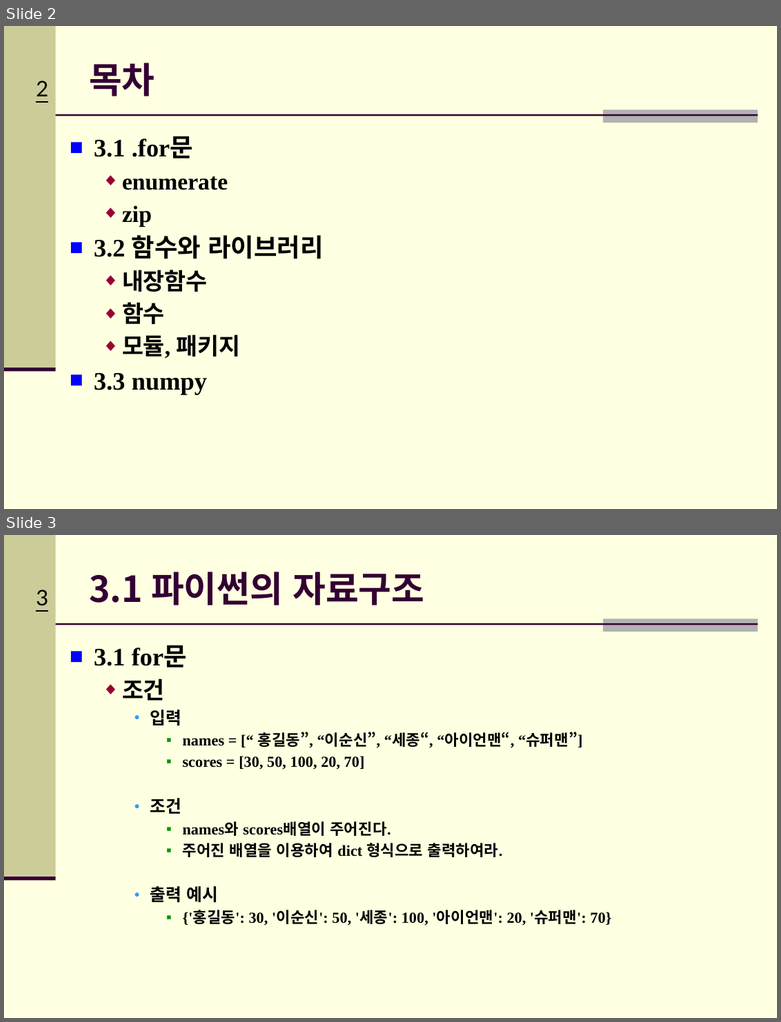
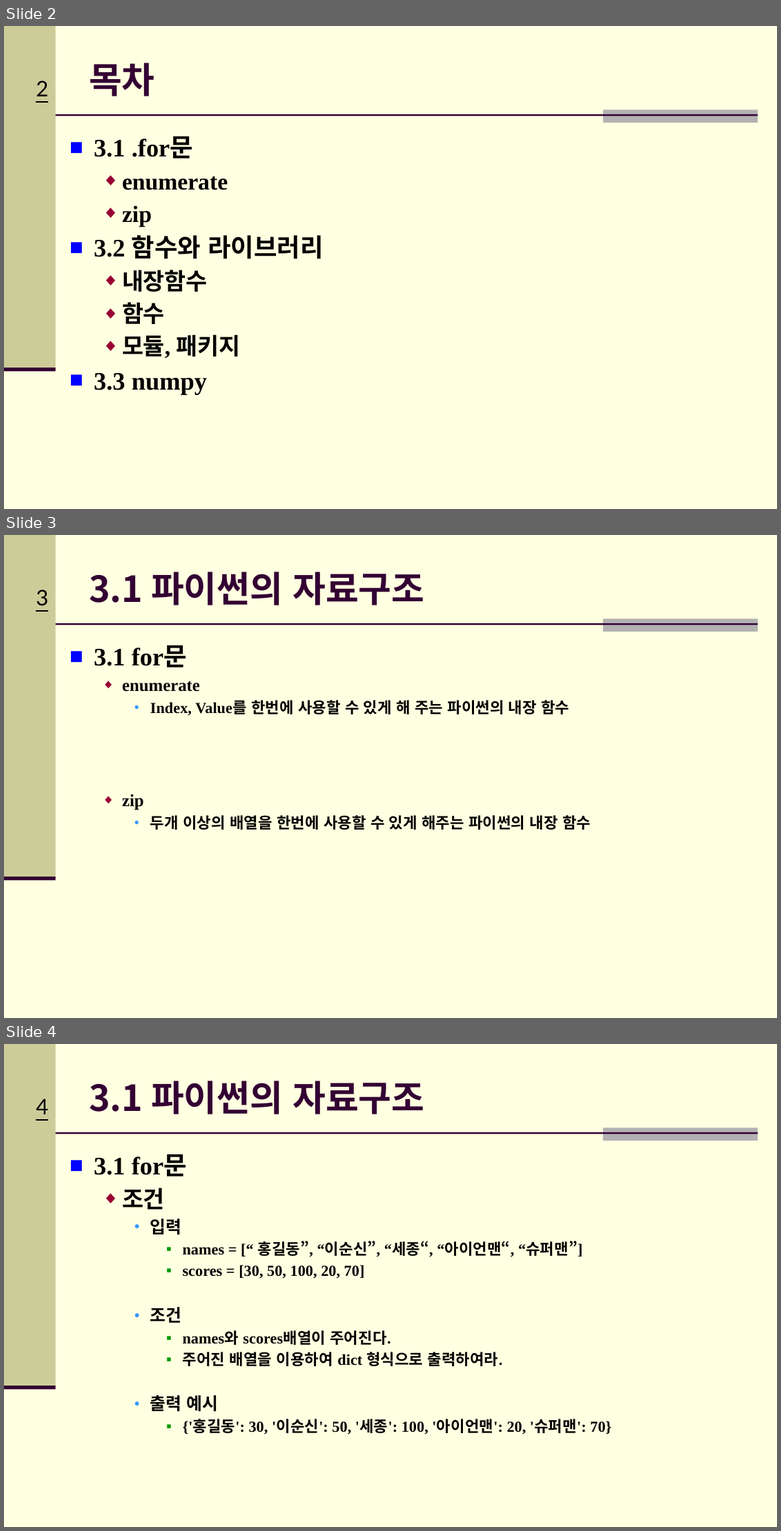
Before and after one commit to Hitbee-dev/OpenCV-Python, a slide deck: 2022-09-20/documents/CH_03_파이썬 기초_실습2.pptx. Shown one above the other, each under a label of ours: slides 2 and 3 before the commit, slides 2, 3 and 4 after it. The pictures are 781x1022 and 781x1531 pixels, drawn with LibreOffice and Linux fonts; fonts in the diff are those of the drawing; background and template pictures are left out. Boxes give left, top, right and bottom in pixels: in the first picture for what was removed or moved away, otherwise in the second. Text is boxed around its words. In the diff, an @@ line names an element or a change of style, - is before the commit and + after.

```diff
--- a/2022-09-20/documents/CH_03_파이썬 기초_실습2.pptx
+++ b/2022-09-20/documents/CH_03_파이썬 기초_실습2.pptx
@@ slide 3 added at box(4, 535, 777, 1018), background #FFFFE1; not listed: 5 template elements that a slide beside it also shows @@
@@ title added at box(89, 572, 424, 605), 33.3 pt, text #330033, bold @@
+3.1 파이썬의 자료구조
@@ text added at box(94, 646, 590, 830), 14.3 pt, text #000000, bold @@
+■ 3.1 for문
+  ◆ enumerate
+    ● Index, Value를 한번에 사용할 수 있게 해 주는 파이썬의 내장 함수
+  ◆ zip
+    ● 두개 이상의 배열을 한번에 사용할 수 있게 해주는 파이썬의 내장 함수
@@ what was slide 3 is now slide 4 @@
@@ page number at box(36, 1099, 48, 1114): text changed @@
-3
+4
```
Also in this commit, not shown: 1 slide changed, 2 other slides added, 1 slide removed, 1 other file.
